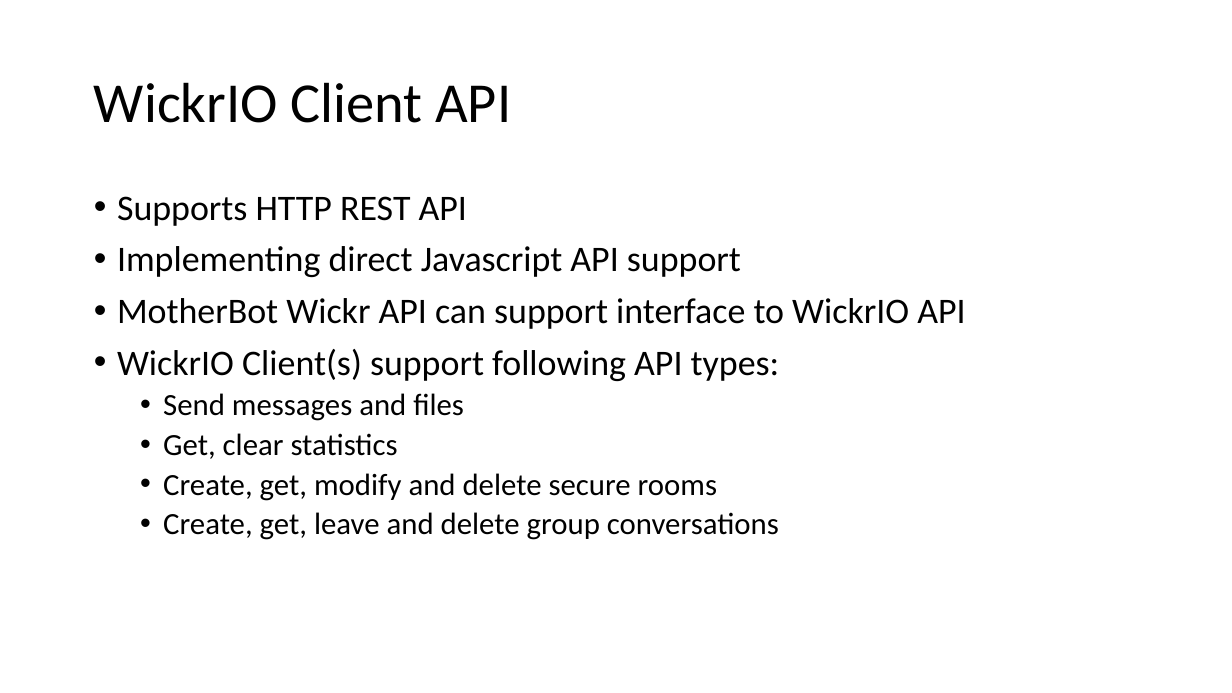
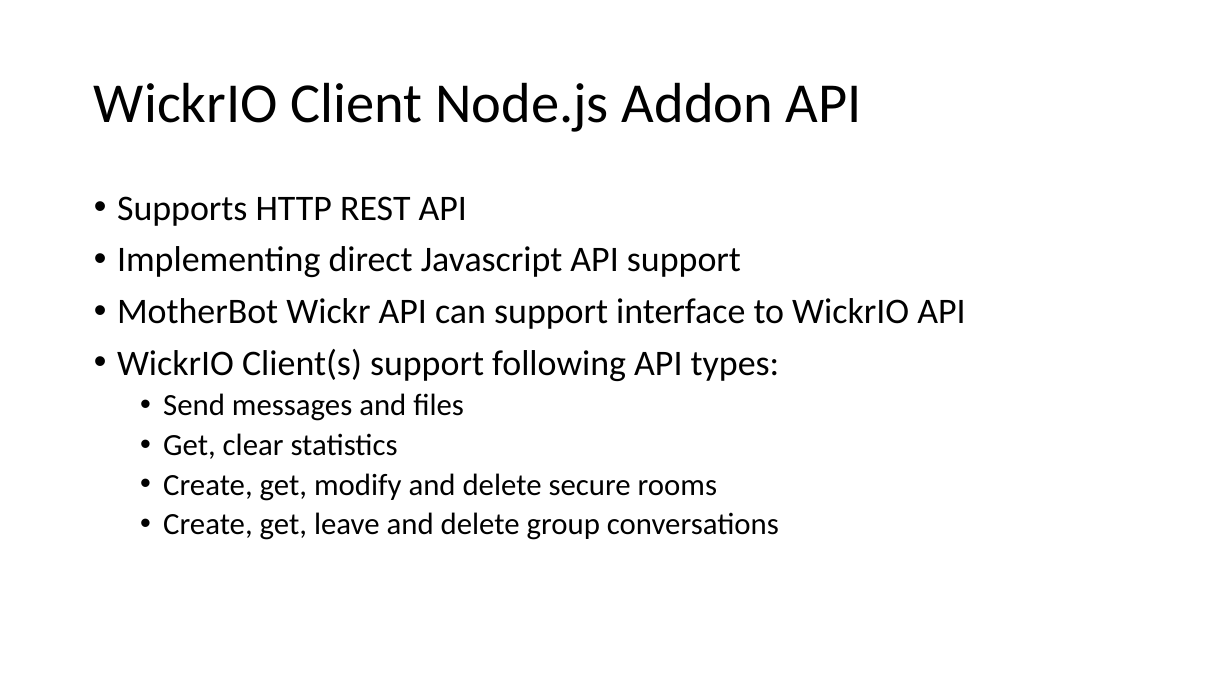
Before and after one commit to WickrInc/wickrio_addon, a slide deck: slide 3 of docs/design/WickrIO_DevelopmentOverview.pptx (slide 6 before the commit). Drawn at 1232x693 pixels with LibreOffice and Linux fonts; fonts in the diff are those of the drawing. Boxes give left, top, right and bottom in pixels: in the first picture for what was removed or moved away, otherwise in the second. Text is boxed around its words. In the diff, an @@ line names an element or a change of style, - is before the commit and + after.

Commit message:
Update the Node.js addon document [ci skip]

```diff
--- a/docs/design/WickrIO_DevelopmentOverview.pptx
+++ b/docs/design/WickrIO_DevelopmentOverview.pptx
@@ title at (x1=94, y1=82, x2=862, y2=132): text changed @@
-WickrIO Client API
+WickrIO Client Node.js Addon API
```
Also in this commit, not shown: 1 other slide changed, 2 slides added, 4 slides removed.
